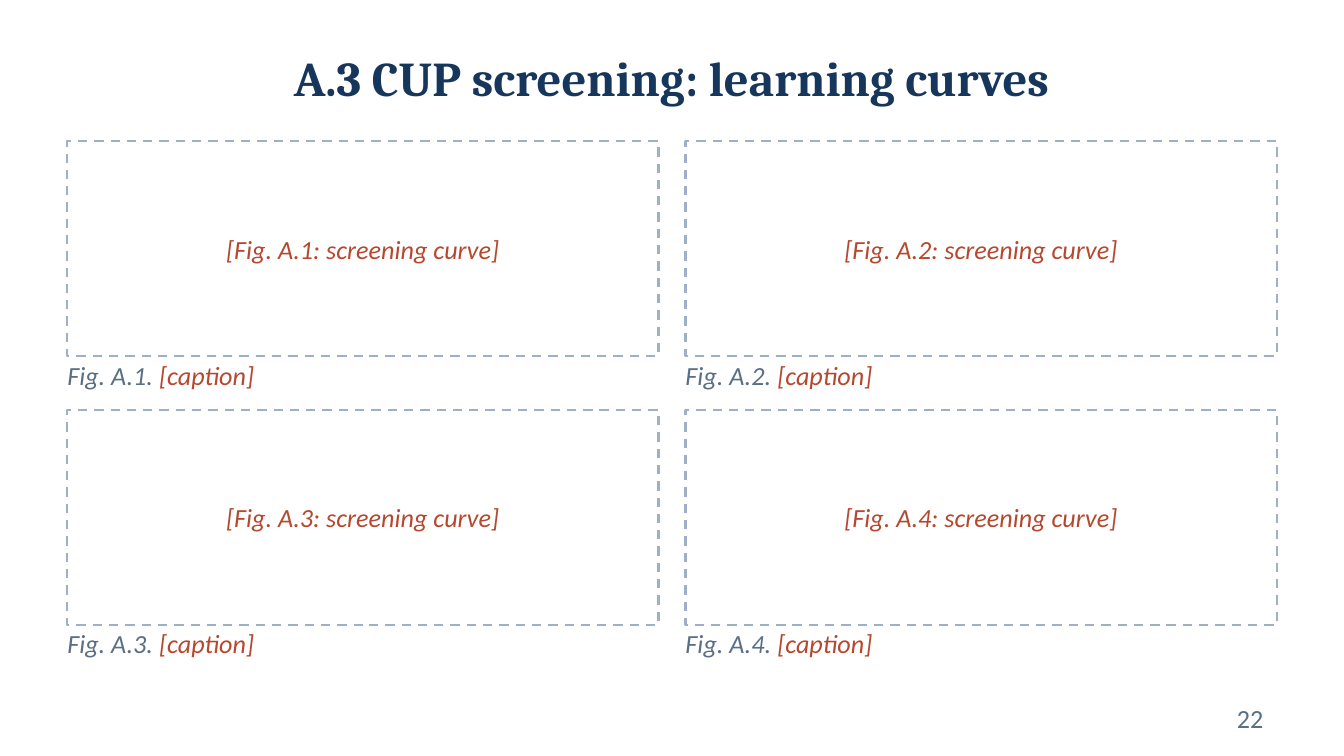
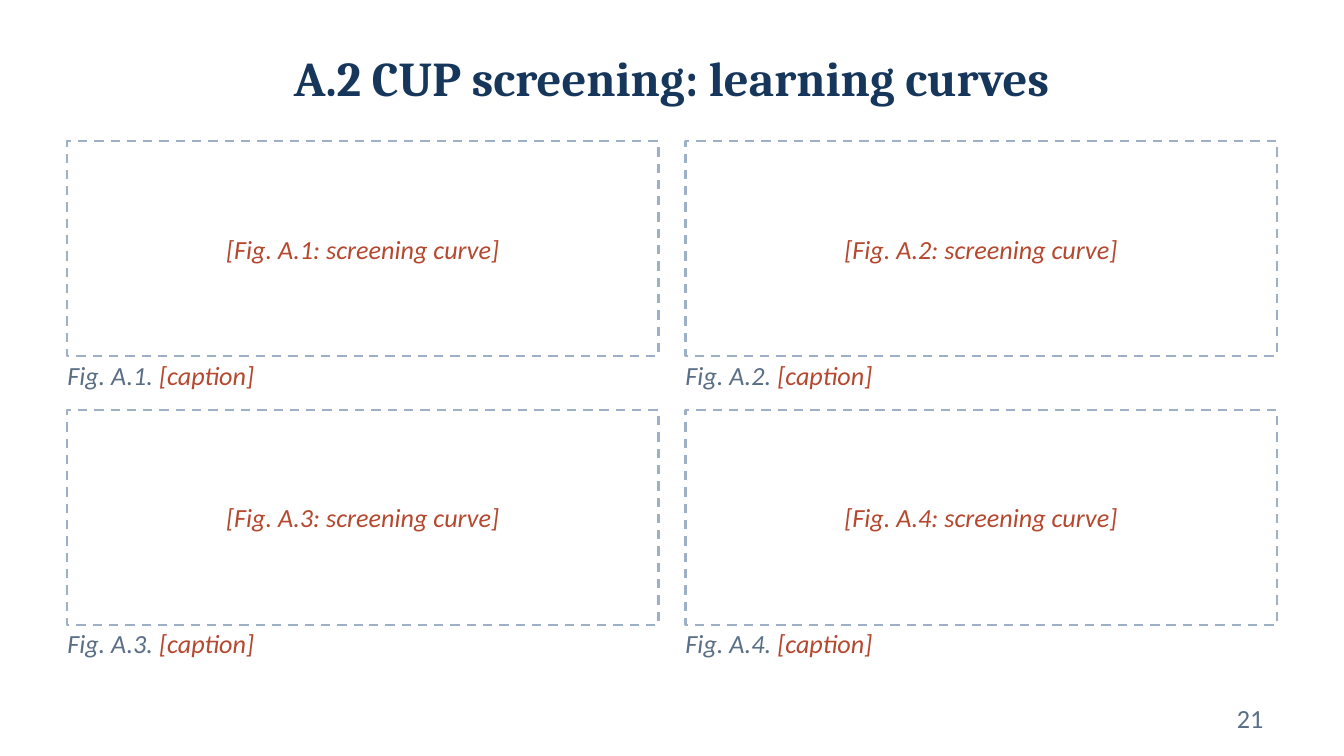
Before and after one commit to Fred-ef/ml_proj, a slide deck: slide 21 of Federico_Cristofaro_ML-2025_slides.pptx (slide 22 before the commit). Drawn at 1344x756 pixels with LibreOffice and Linux fonts; fonts in the diff are those of the drawing. Boxes give left, top, right and bottom in pixels: in the first picture for what was removed or moved away, otherwise in the second. Text is boxed around its words. In the diff, an @@ line names an element or a change of style, - is before the commit and + after.

```diff
--- a/Federico_Cristofaro_ML-2025_slides.pptx
+++ b/Federico_Cristofaro_ML-2025_slides.pptx
@@ title at <box>294,62,1049,107</box>: text changed @@
-A.3 CUP screening: learning curves
+A.2 CUP screening: learning curves
@@ page number at <box>1237,711,1263,728</box>: text changed @@
-22
+21
```
Also in this commit, not shown: 13 other slides changed, 2 slides added, 3 slides removed.
